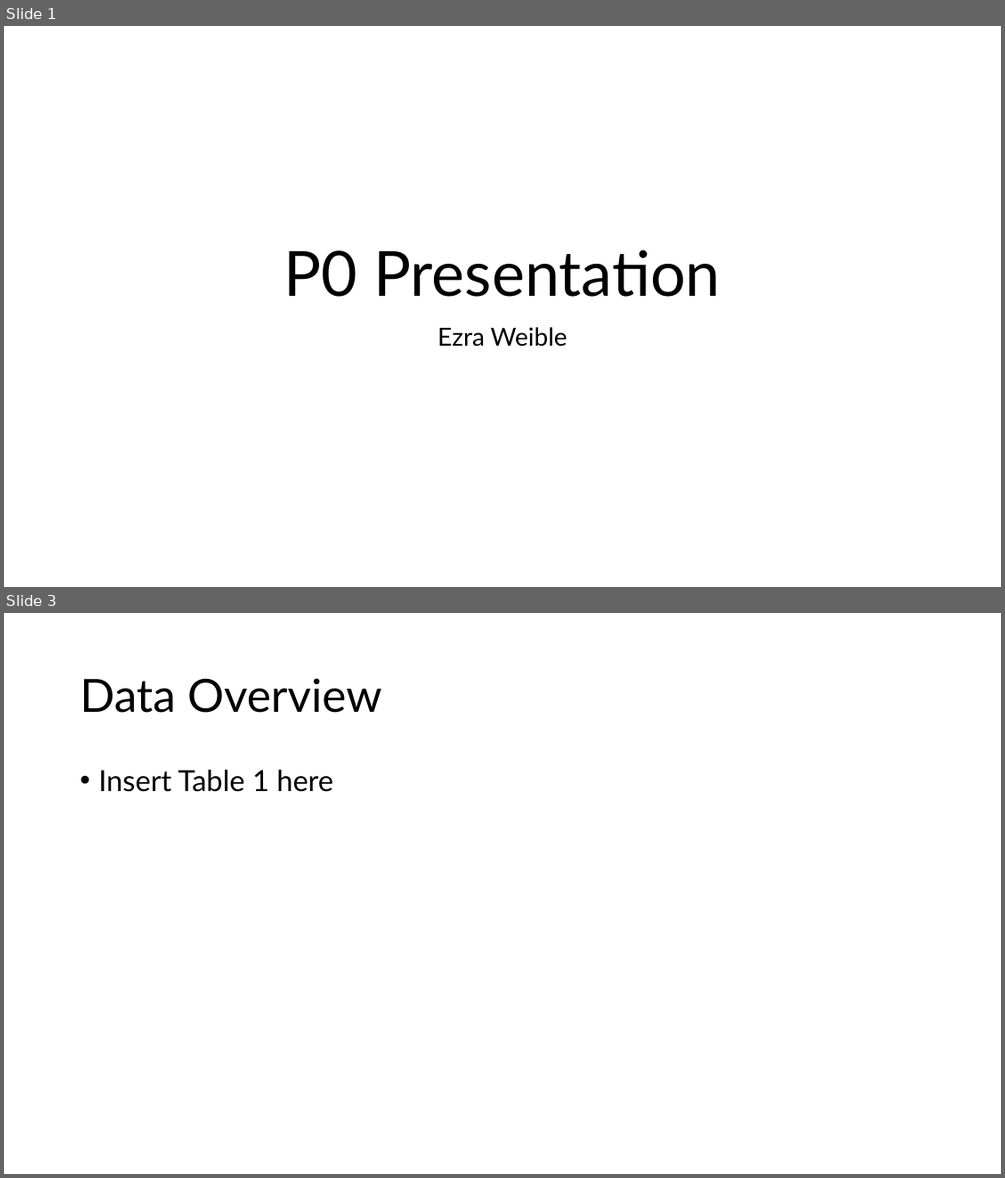
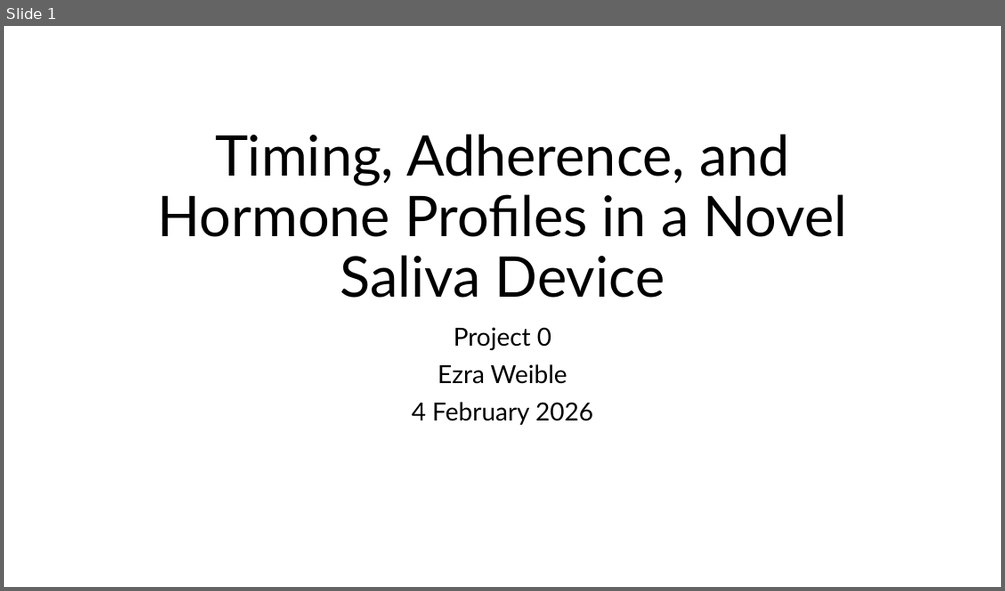
Before and after one commit to eweible/BIOS6624, a slide deck: P0/Dissemination/P0_Presentation.pptx. Shown one above the other, each under a label of ours: slides 1 and 3 before the commit, slide 1 after it; the slides between them are not shown. The pictures are 1005x1178 and 1005x591 pixels, drawn with LibreOffice and Linux fonts; fonts in the diff are those of the drawing. Boxes give left, top, right and bottom in pixels: in the first picture for what was removed or moved away, otherwise in the second. Text is boxed around its words. In the diff, an @@ line names an element or a change of style, - is before the commit and + after.

```diff
--- a/P0/Dissemination/P0_Presentation.pptx
+++ b/P0/Dissemination/P0_Presentation.pptx
@@ slide 3 removed at (4,613,1001,1174), background #FFFFFF @@
@@ title removed at (80,678,382,713) @@
-Data Overview
@@ text removed at (98,770,333,792) @@
-• Insert Table 1 here
@@ slide 1 changed as well @@
@@ title at (158,134,848,297): text changed; size 60 to 54 pt @@
-P0 Presentation
+Timing, Adherence, and Hormone Profiles in a Novel Saliva Device
@@ subtitle at (453,327,551,350): paragraph added @@
+Project 0
@@ subtitle at (412,402,593,425): paragraph added @@
+4 February 2026
```
Also in this commit, not shown: 1 other slide changed, 5 slides added, 5 other slides removed.
